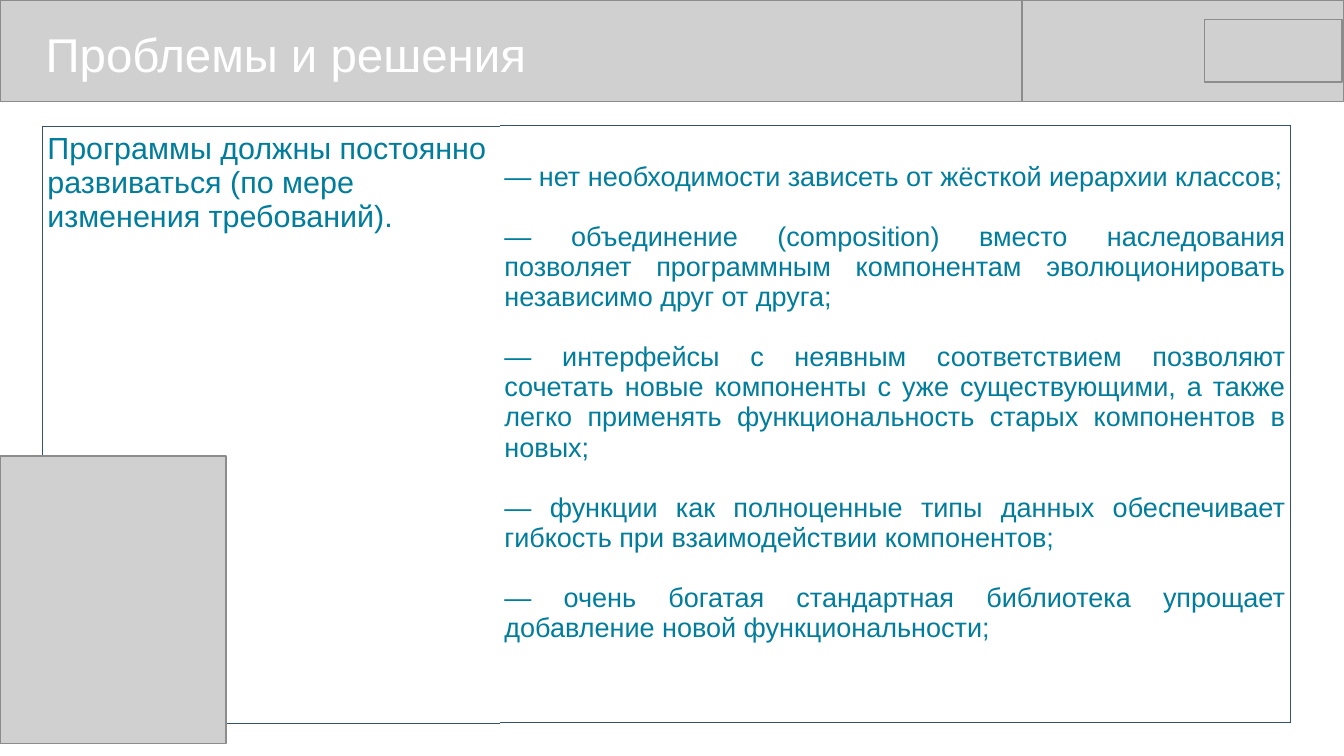
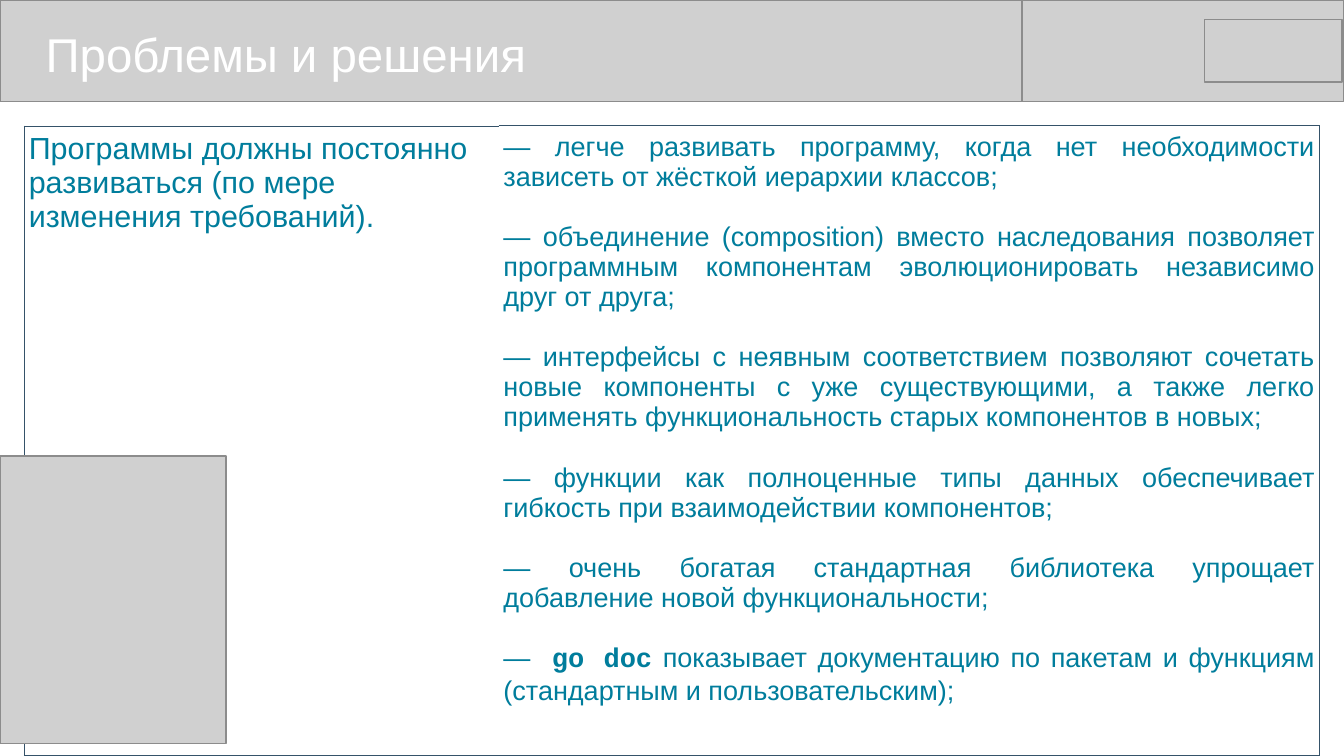
Before and after one commit to mike-shock/Go_language, a slide deck: slide 9 of view/Go_View.odp. Drawn at 1344x756 pixels with LibreOffice and Linux fonts; fonts in the diff are those of the drawing; grey boxes stand for pictures. Boxes give left, top, right and bottom in pixels: in the first picture for what was removed or moved away, otherwise in the second. Text is boxed around its words. In the diff, an @@ line names an element or a change of style, - is before the commit and + after.

```diff
--- a/view/Go_View.odp
+++ b/view/Go_View.odp
@@ table at <box>24,126,1321,710</box> @@
-row 1, column 2: — нет необходимости зависеть от жёсткой иерархии классов; / — объединение (composition) вместо наследования позволяет программным компонентам эволюционировать независимо друг от друга; / — интерфейсы с неявным соответствием позволяют сочетать новые компоненты с уже существующими, а также легко применять функциональность старых компонентов в новых; / — функции как полноценные типы данных обеспечивает гибкость при взаимодействии компонентов; / — очень богатая стандартная библиотека упрощает добавление новой функциональности;
+row 1, column 2: — легче развивать программу, когда нет необходимости зависеть от жёсткой иерархии классов; / — объединение (composition) вместо наследования позволяет программным компонентам эволюционировать независимо друг от друга; / — интерфейсы с неявным соответствием позволяют сочетать новые компоненты с уже существующими, а также легко применять функциональность старых компонентов в новых; / — функции как полноценные типы данных обеспечивает гибкость при взаимодействии компонентов; / — очень богатая стандартная библиотека упрощает добавление новой функциональности; / — go doc показывает документацию по пакетам и функциям (стандартным и пользовательским);
@@ table: place and size @@
-table at <box>43,126,1292,677</box>
+table at <box>24,126,1321,710</box>
```
Also in this commit, not shown: 11 other slides changed, 3 other files.
